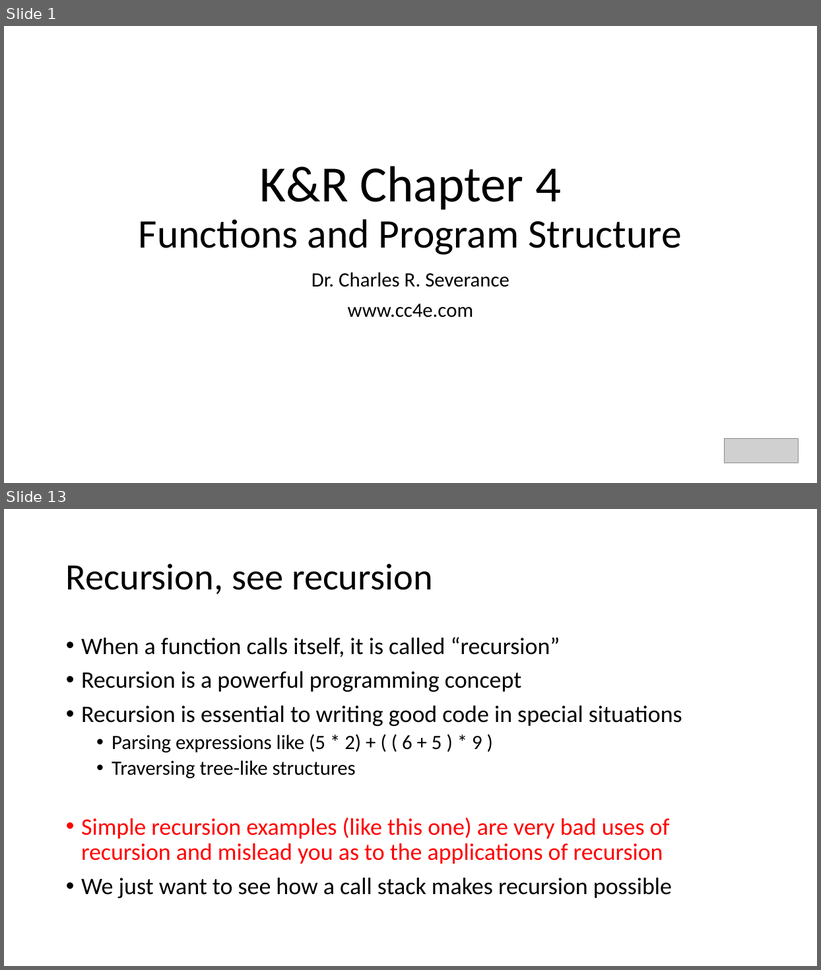
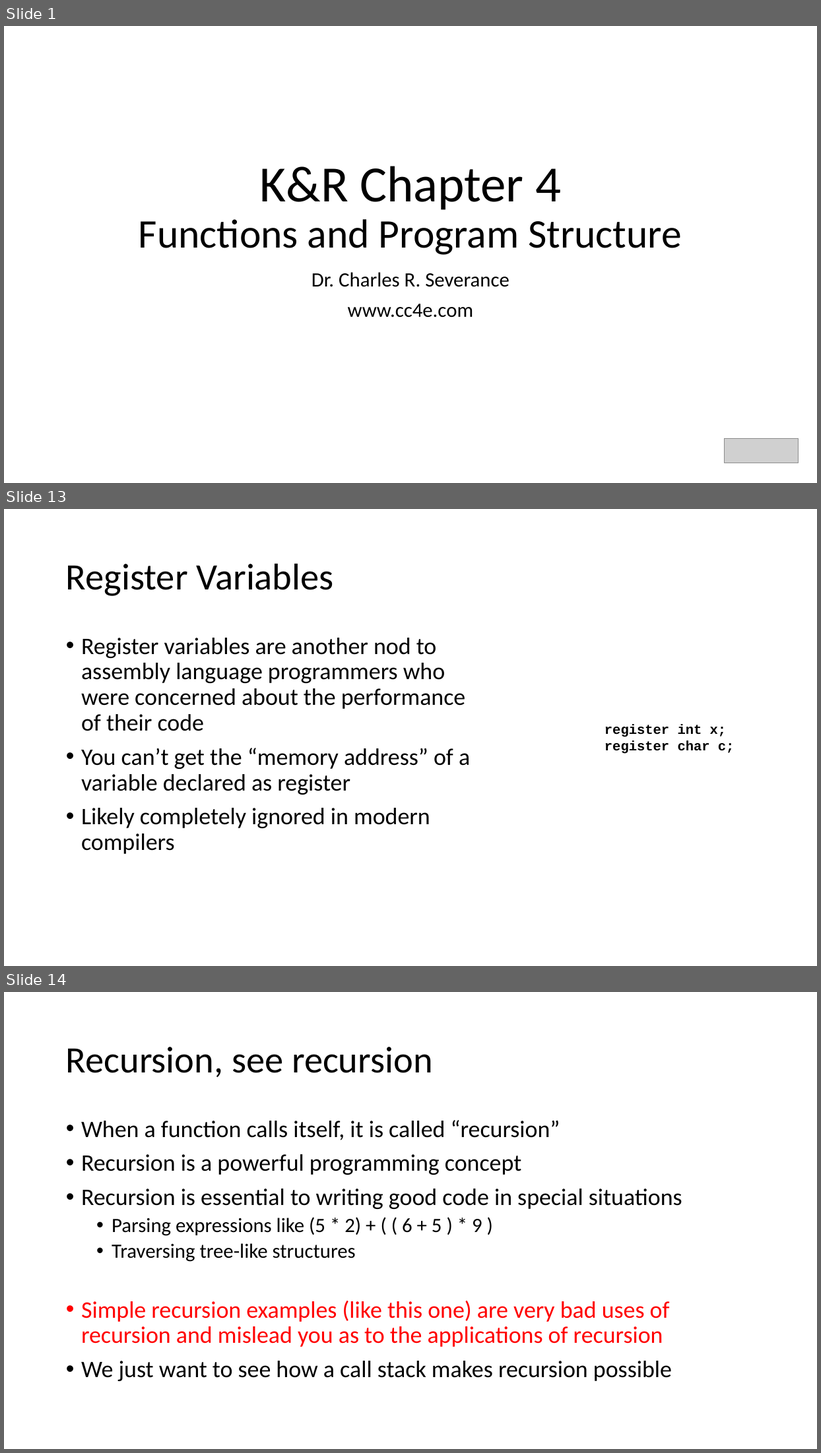
Before and after one commit to csev/cc4e, a slide deck: lectures/KR-4.pptx. Shown one above the other, each under a label of ours: slides 1 and 13 before the commit, slides 1, 13 and 14 after it; the slides between them are not shown. The pictures are 821x970 and 821x1453 pixels, drawn with LibreOffice and Linux fonts; fonts in the diff are those of the drawing; grey boxes stand for pictures. Boxes give left, top, right and bottom in pixels: in the first picture for what was removed or moved away, otherwise in the second. Text is boxed around its words. In the diff, an @@ line names an element or a change of style, - is before the commit and + after.

```diff
--- a/lectures/KR-4.pptx
+++ b/lectures/KR-4.pptx
@@ slide 13 added at (4,509,817,966), background #FFFFFF @@
@@ title added at (66,563,333,596), 44 pt, text #000000 @@
+Register Variables
@@ text added at (81,638,470,854), 28 pt, text #000000 @@
+• Register variables are another nod to assembly language programmers who were concerned about the performance of their code
+• You can’t get the “memory address” of a variable declared as register
+• Likely completely ignored in modern compilers
@@ text added at (605,725,735,754), 16 pt, text #000000, bold @@
+register int x;
+register char c;
@@ what was slide 13 is now slide 14 @@
```
Also in this commit, not shown: 14 slides changed, 3 other files.
